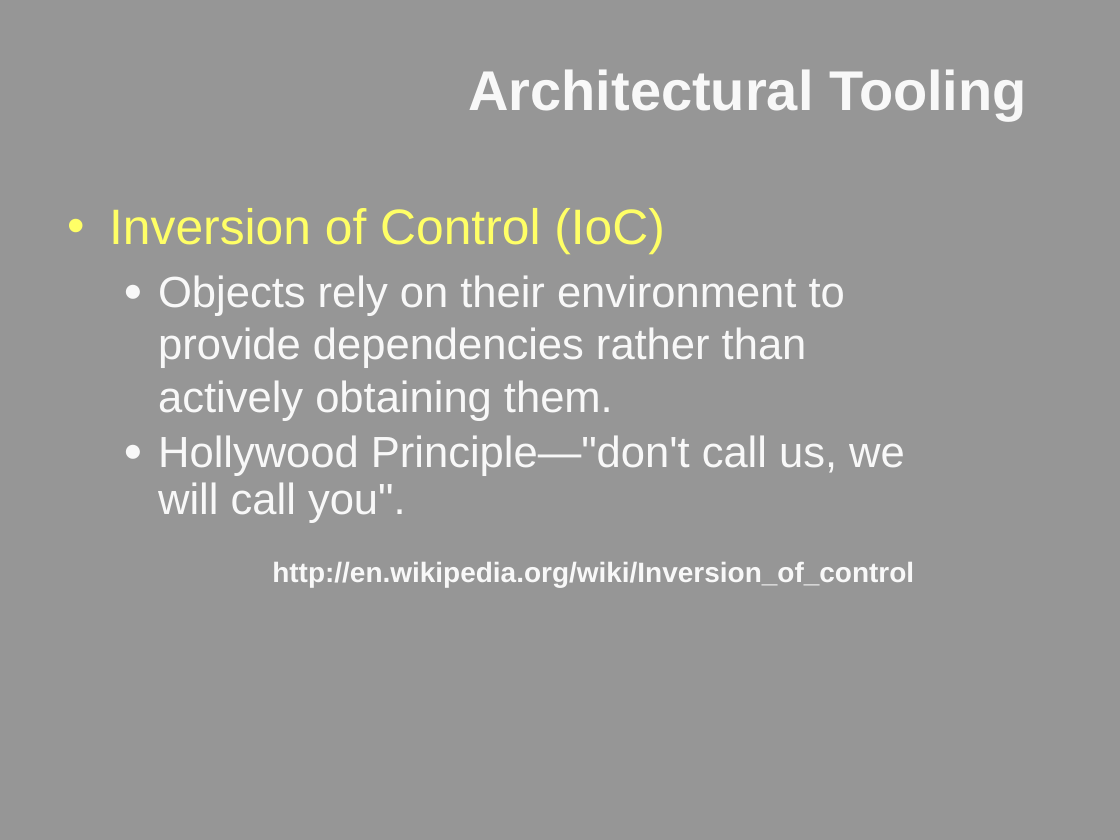
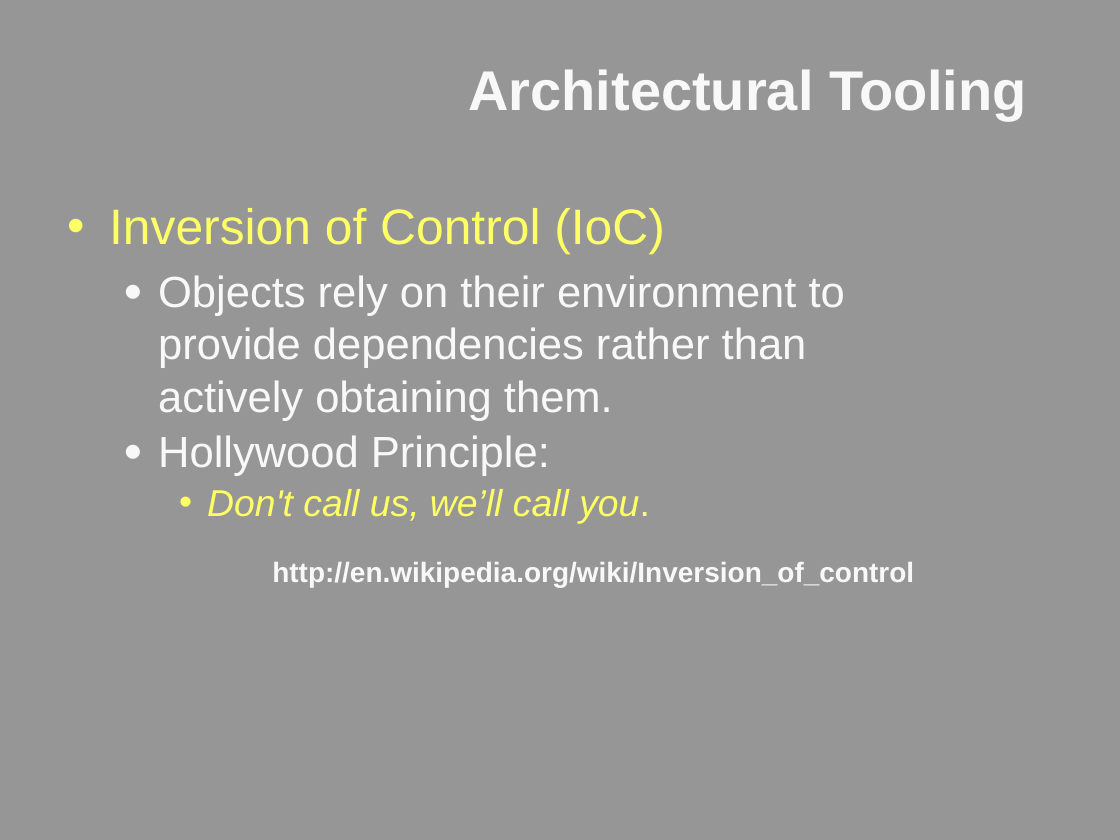
Before and after one commit to lozanotek/opensource, a slide deck: slide 18 of slides/lozano_aspnetconnections_APG201_Open_Source_Tools_Every_NET_Developer_Should_Use.pptx. Drawn at 1120x840 pixels with LibreOffice and Linux fonts; fonts in the diff are those of the drawing; background and template pictures are left out. Boxes give left, top, right and bottom in pixels: in the first picture for what was removed or moved away, otherwise in the second. Text is boxed around its words. In the diff, an @@ line names an element or a change of style, - is before the commit and + after.

```diff
--- a/slides/lozano_aspnetconnections_APG201_Open_Source_Tools_Every_NET_Developer_Should_Use.pptx
+++ b/slides/lozano_aspnetconnections_APG201_Open_Source_Tools_Every_NET_Developer_Should_Use.pptx
@@ text at [158, 435, 650, 524]: text changed; size 28 to 24 pt; text colour #F8F8F8 to #FFFF66; italic on @@
-  ● Hollywood Principle—"don't call us, we will call you".
+  ● Hollywood Principle:
+    • Don't call us, we’ll call you.
```
Also in this commit, not shown: 6 other slides changed, 1 slide removed, 55 other files.
